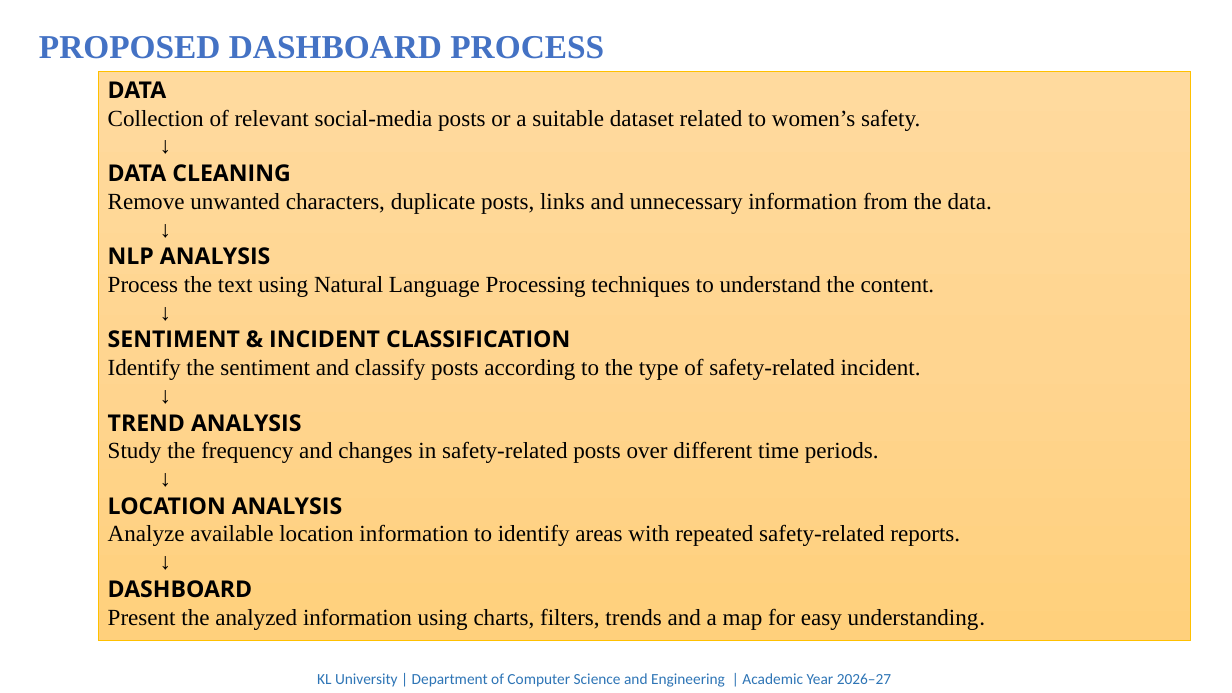
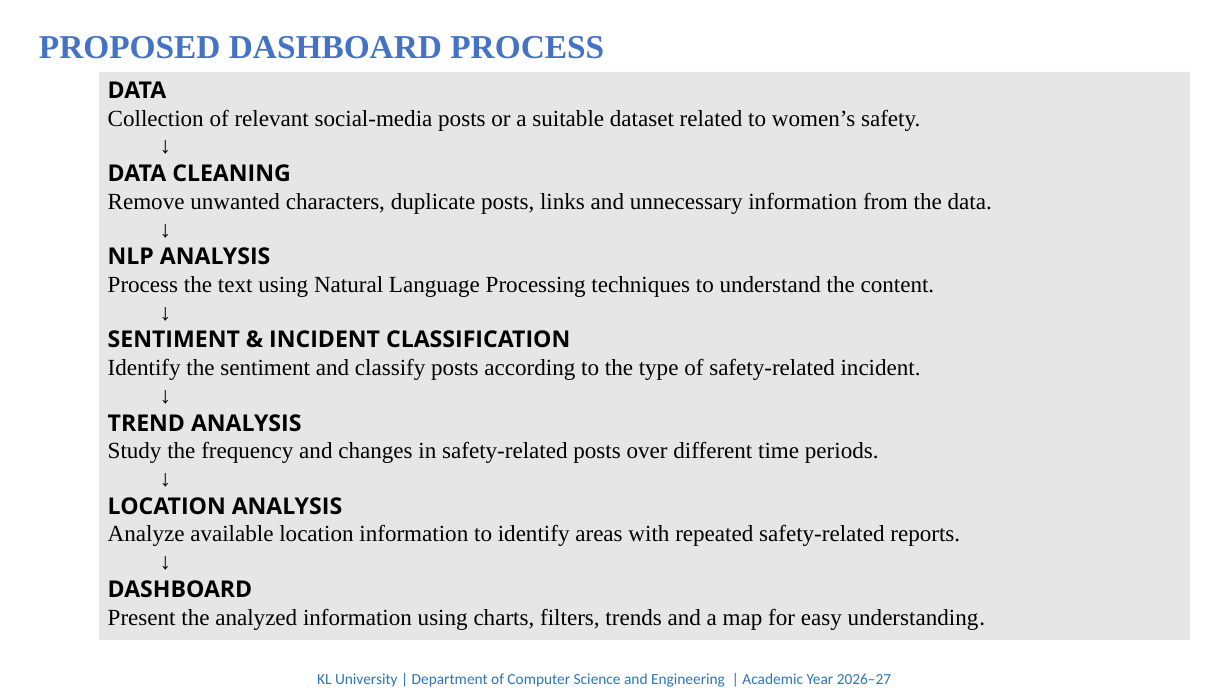
Before and after one commit to Sudheer-badam/CAPSTONE-PROJECT-BATCH-220, a slide deck: slide 9 of CAPSTONE PROJECT PPT-220-2 UPDATED.pptx (slide 6 before the commit). Drawn at 1232x693 pixels with LibreOffice and Linux fonts; fonts in the diff are those of the drawing. Boxes give left, top, right and bottom in pixels: in the first picture for what was removed or moved away, otherwise in the second. Text is boxed around its words. In the diff, an @@ line names an element or a change of style, - is before the commit and + after.

```diff
--- a/CAPSTONE PROJECT PPT-220-2 UPDATED.pptx
+++ b/CAPSTONE PROJECT PPT-220-2 UPDATED.pptx
@@ rectangle "DATA Collection of relevant social-media ..." at [99,71,1191,640]: fill gradient #FFDB9E to #FFD590 to #FFD07C to #E7E6E6; outline #FFC000 0.5 pt to #FFFFFF 0.5 pt @@
```
Also in this commit, not shown: 3 other slides changed, 4 slides added, 3 other files.
